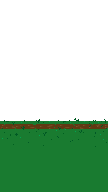
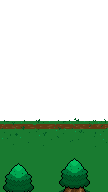
Layer changes from the first (108, 192) image to the second:
added layer "Layer 6" above "Layer 5" over [59,158,90,192]
added layer "Layer 5" above "Layer 2" over [3,163,34,192]
